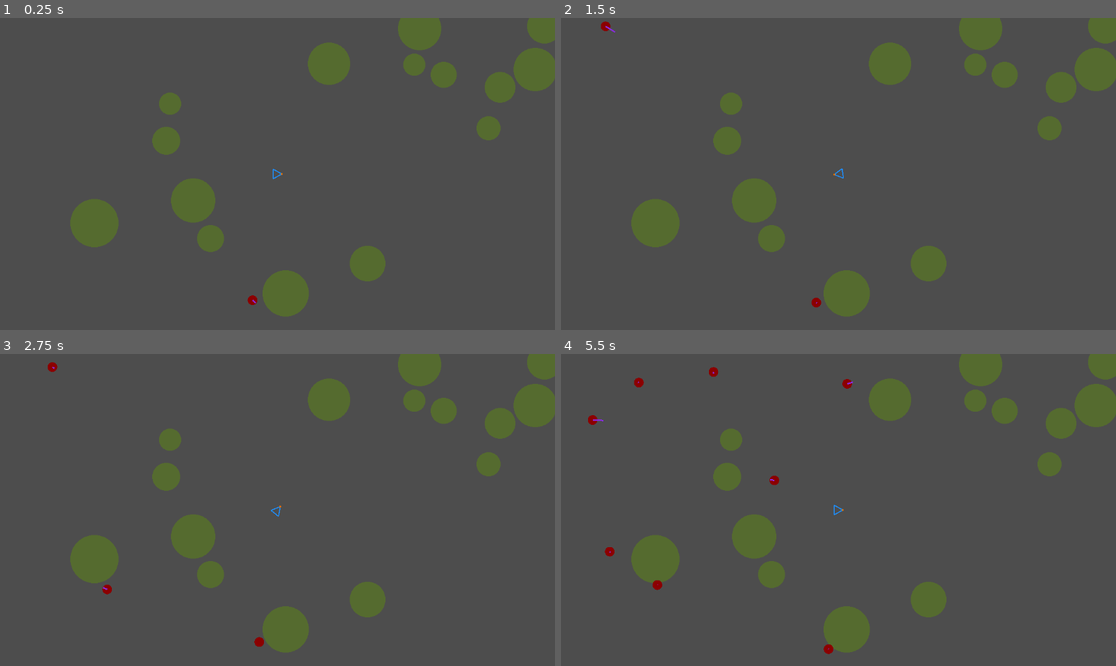
Above: before the commit, frames 1-4 (two rows, left to right).
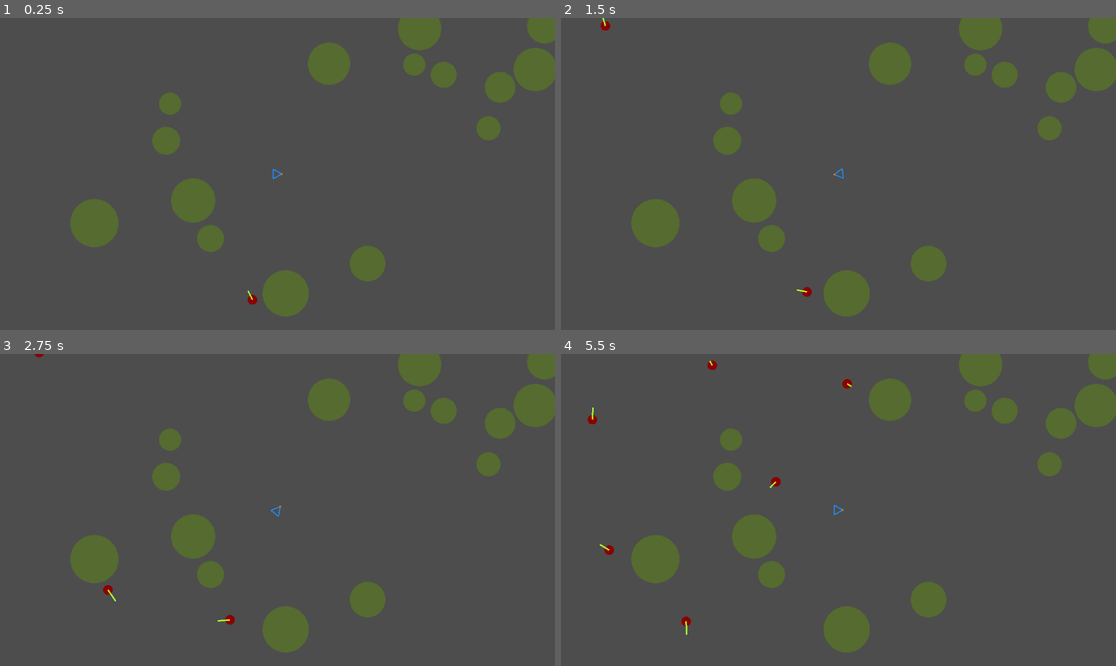
Above: after the commit, the same moments.

Repository: MagnusLucas/ai_1_zombie
Game: Godot game, scene res://main.tscn
Two runs of this game, one before a commit and one after it. Both use one fixed random seed, a clock stepped at 60 frames per second and the inputs below.
Inputs (mouse positions are in pixels of both pictures, inside the frame that each line leads up to):
- Up to frame 1 (0.25 s): no input
- Up to frame 2 (1.5 s): tap Enter at 0.5 s; move the mouse to (960, 158) at 0.52 s; click (960, 158) at 0.67 s; move the mouse to (727, 189) at 1.27 s; click (727, 189) at 1.42 s
- Up to frame 3 (2.75 s): tap Space at 2 s; move the mouse to (333, 441) at 2.02 s; click (333, 441) at 2.17 s
- Up to frame 4 (5.5 s): move the mouse to (810, 572) at 2.77 s; click (810, 572) at 2.92 s; move the mouse to (1005, 556) at 3.52 s; click (1005, 556) at 3.67 s; move the mouse to (672, 463) at 4.27 s; click (672, 463) at 4.42 s; move the mouse to (866, 510) at 5.02 s; click (866, 510) at 5.17 s

The runs differ from the first frame. In frame 1, less than 0.1% of the frame differs, in the area x 44-47%, y 87-92%; in frame 2, 0.1%; in frame 3, 0.2%; in frame 4, 0.4%, in the area x 4-53%, y 2-97%.

Commit message:
Adjusted stuff for wandering

Diff:
--- a/player.gd
+++ b/player.gd
@@ -1,15 +1,15 @@
 class_name Player
 extends Sprite2D
 
-var a = 20.0
+var side_size = 20.0
 var color = Color.DODGER_BLUE
 var wallThickness = 2
 var v1
 var v2
 var v3
 
-var acceleration = 30.0
-var max_speed = 100.0
+const acceleration = 30.0
+const max_speed = 100.0
 var velocity = Vector2(0,0)
 var heading = velocity.normalized()
 
@@ -20,10 +20,10 @@
 func _init(aCoords) -> void:
 	position = aCoords
 	name = "Player"
-	var h = a*sqrt(3)/2
-	v1 = round(Vector2(-h/2, a/2))
-	v2 = round(Vector2(-h/2, -a/2))
-	v3 = round(Vector2(h/2, 0))
+	var height = side_size*sqrt(3)/2
+	v1 = round(Vector2(-height/2, side_size/2))
+	v2 = round(Vector2(-height/2, -side_size/2))
+	v3 = round(Vector2(height/2, 0))
 
 func _input(event: InputEvent) -> void:
 	if event is InputEventMouseButton:
--- a/steeringBehaviors.gd
+++ b/steeringBehaviors.gd
@@ -26,7 +26,8 @@
 	# code goes here
 	#force_sum += arrive(player_position, Deceleration.NORMAL)
 	#force_sum += evade(player)
-	force_sum += Hide(player, get_node("/root/root").obstacles, Color.BLUE_VIOLET)
+	#force_sum += Hide(player, get_node("/root/root").obstacles, Color.BLUE_VIOLET)
+	force_sum += wander(Color.GREEN_YELLOW)
 	queue_redraw()
 	return force_sum
 
@@ -126,9 +127,11 @@
 ###me vvv
 
 var wander_radius = 10.0
-var wander_distance = 1.0
-var wander_jitter = 0.0
-var wander_target = Vector2(wander_radius,wander_radius)
+# if they spin in place increase wander distance/decrease wander radius
+var wander_distance = 20.0
+#if they keep going the same direction decrease jitter
+var wander_jitter = 1.0
+var wander_target = Vector2(randf_range(-1,1),randf_range(-1,1)).normalized()*wander_radius #local target
 
 func wander(color = null):
 	#
--- a/zombie.gd
+++ b/zombie.gd
@@ -10,7 +10,7 @@
 var side = heading.rotated(PI/2)
 
 var mass = 1
-var max_speed = 100
+var max_speed = 30
 var max_force = 10
 var max_turn_rate = 10 #rad/s
 
